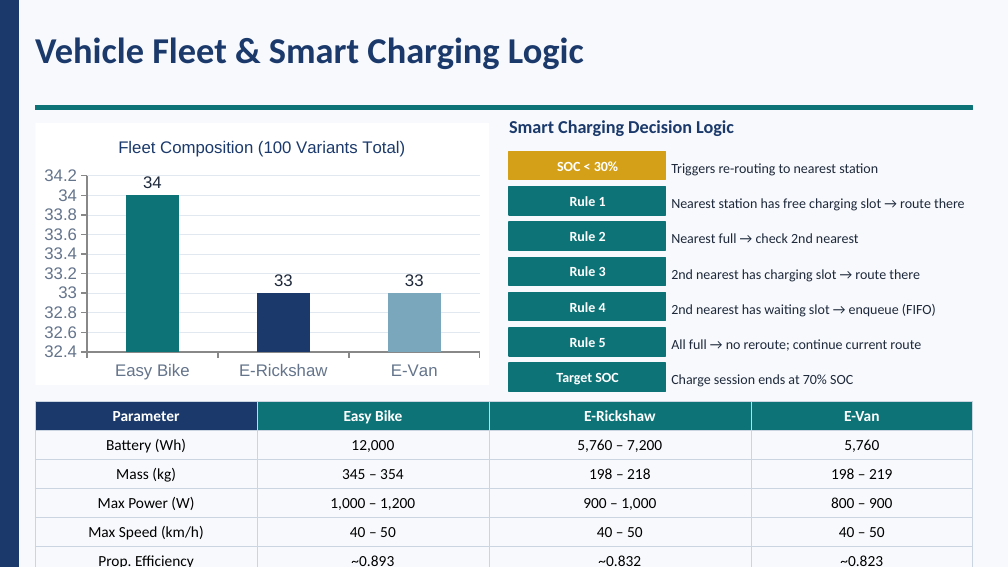
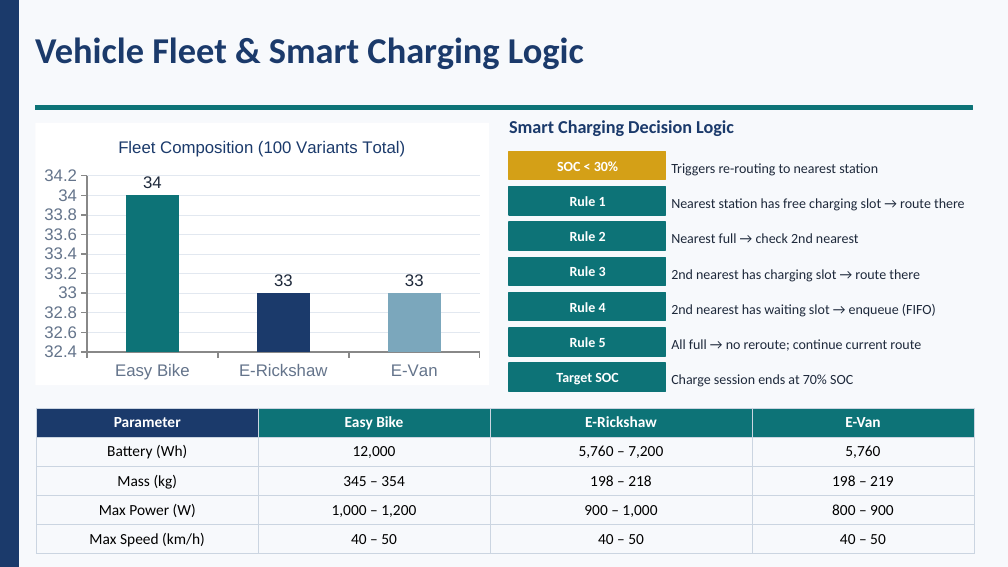
Before and after one commit to Rakesh01999/Research-Work-BPV, a slide deck: slide 10 of Thesis-Defense/defense/200112_Defense_Presentation.pptx. Drawn at 1008x567 pixels with LibreOffice and Linux fonts; fonts in the diff are those of the drawing. Boxes give left, top, right and bottom in pixels: in the first picture for what was removed or moved away, otherwise in the second. Text is boxed around its words. In the diff, an @@ line names an element or a change of style, - is before the commit and + after.

Commit message:
Dataset-Summary Table(in Report) updated and presentation edited

```diff
--- a/Thesis-Defense/defense/200112_Defense_Presentation.pptx
+++ b/Thesis-Defense/defense/200112_Defense_Presentation.pptx
@@ table at [36, 408, 974, 551] @@
-row 6: Prop. Efficiency | ~0.893 | ~0.832 | ~0.823
@@ table: place and size @@
-table at [35, 401, 973, 567]
+table at [36, 408, 974, 551]
```
Also in this commit, not shown: 3 other slides changed, 2 slides added, 3 other files.
